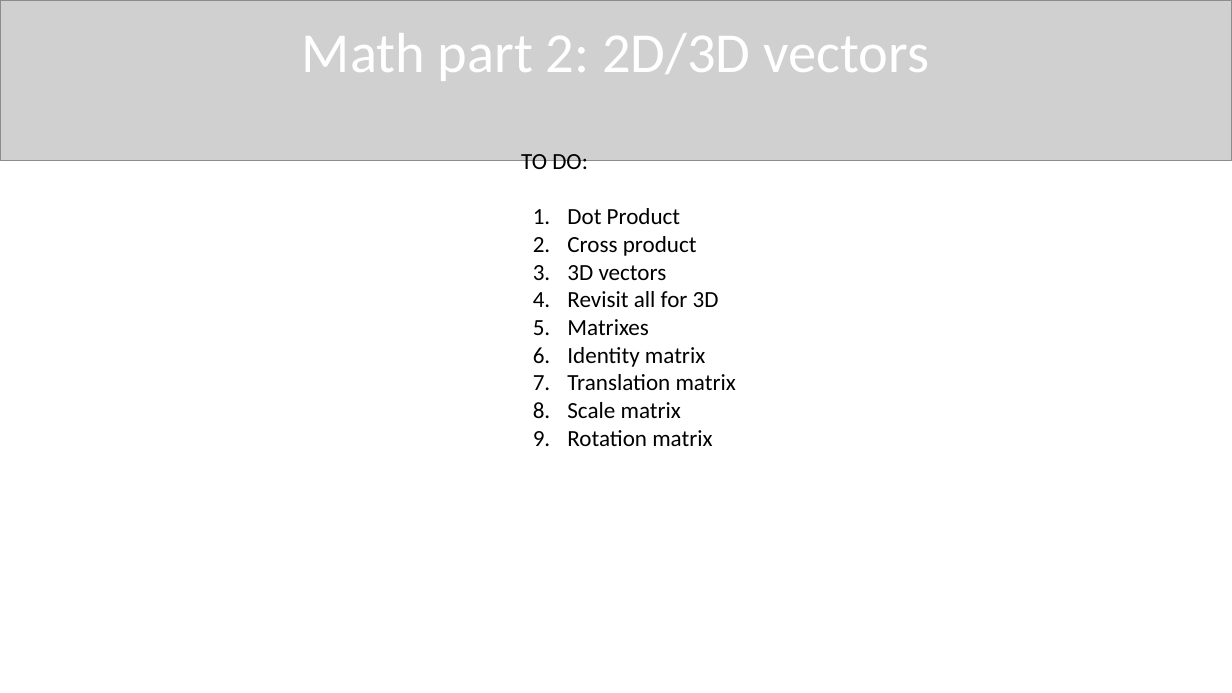
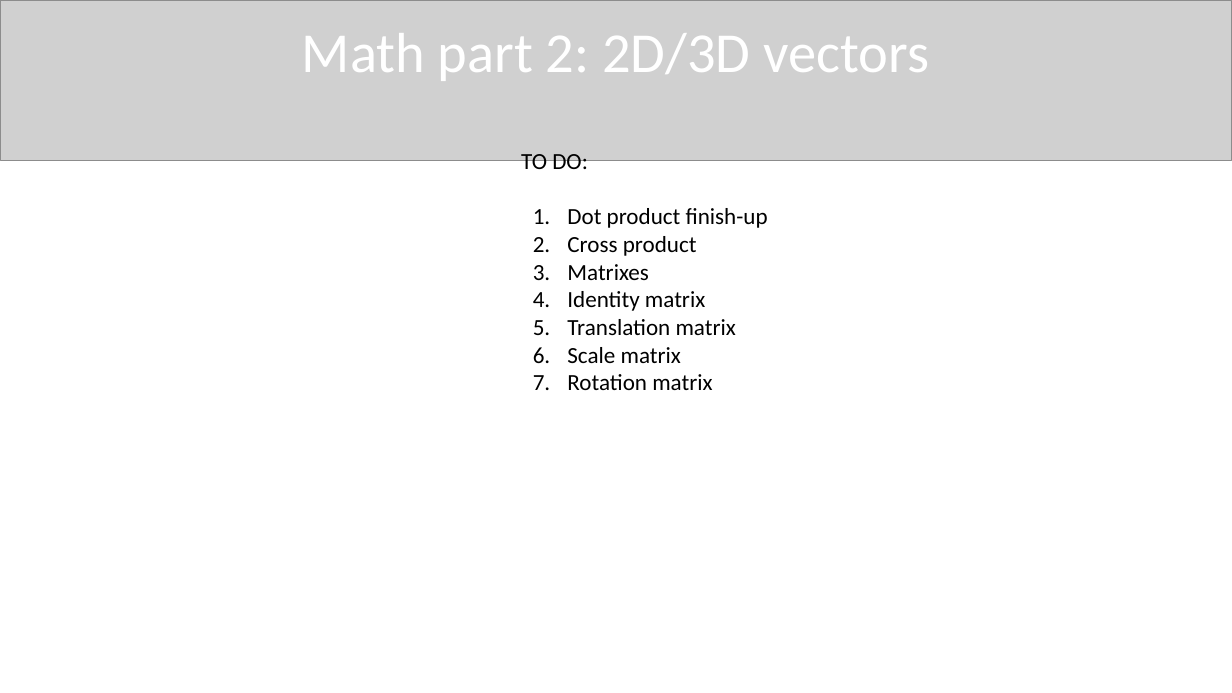
Before and after one commit to QuincyJacobs/WebGLTutorial, a slide deck: slide 101 of Presentation/Presentation WebGL.pptx (slide 99 before the commit). Drawn at 1232x693 pixels with LibreOffice and Linux fonts; fonts in the diff are those of the drawing; grey boxes stand for pictures. Boxes give left, top, right and bottom in pixels: in the first picture for what was removed or moved away, otherwise in the second. Text is boxed around its words. In the diff, an @@ line names an element or a change of style, - is before the commit and + after.

Commit message:
Presentation: Dot product started

```diff
--- a/Presentation/Presentation WebGL.pptx
+++ b/Presentation/Presentation WebGL.pptx
@@ text at (567, 208, 768, 228): text changed @@
-1. Dot Product
+1. Dot product finish-up
@@ text at (567, 265, 719, 307): paragraphs removed @@
-3. 3D vectors
-4. Revisit all for 3D
```
Also in this commit, not shown: 1 other slide changed, 2 slides added, 1 other file.
